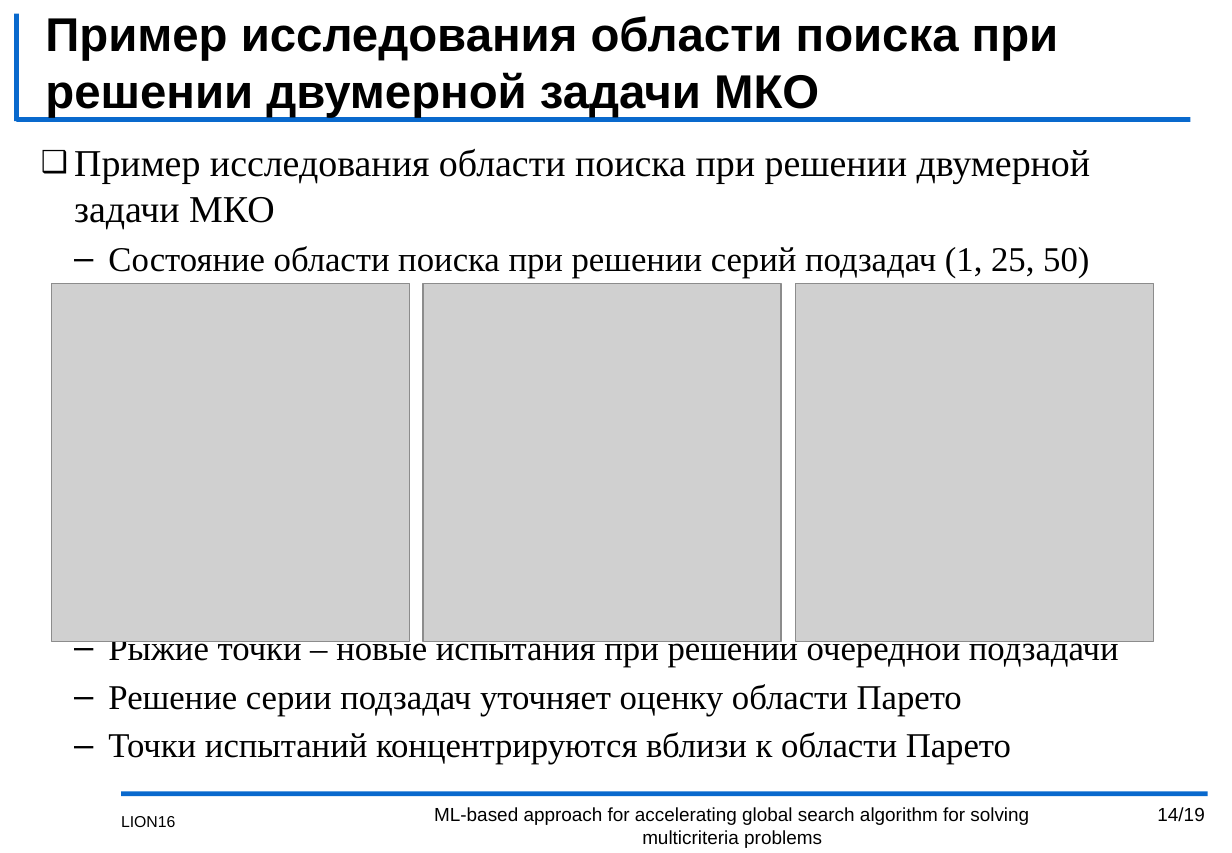
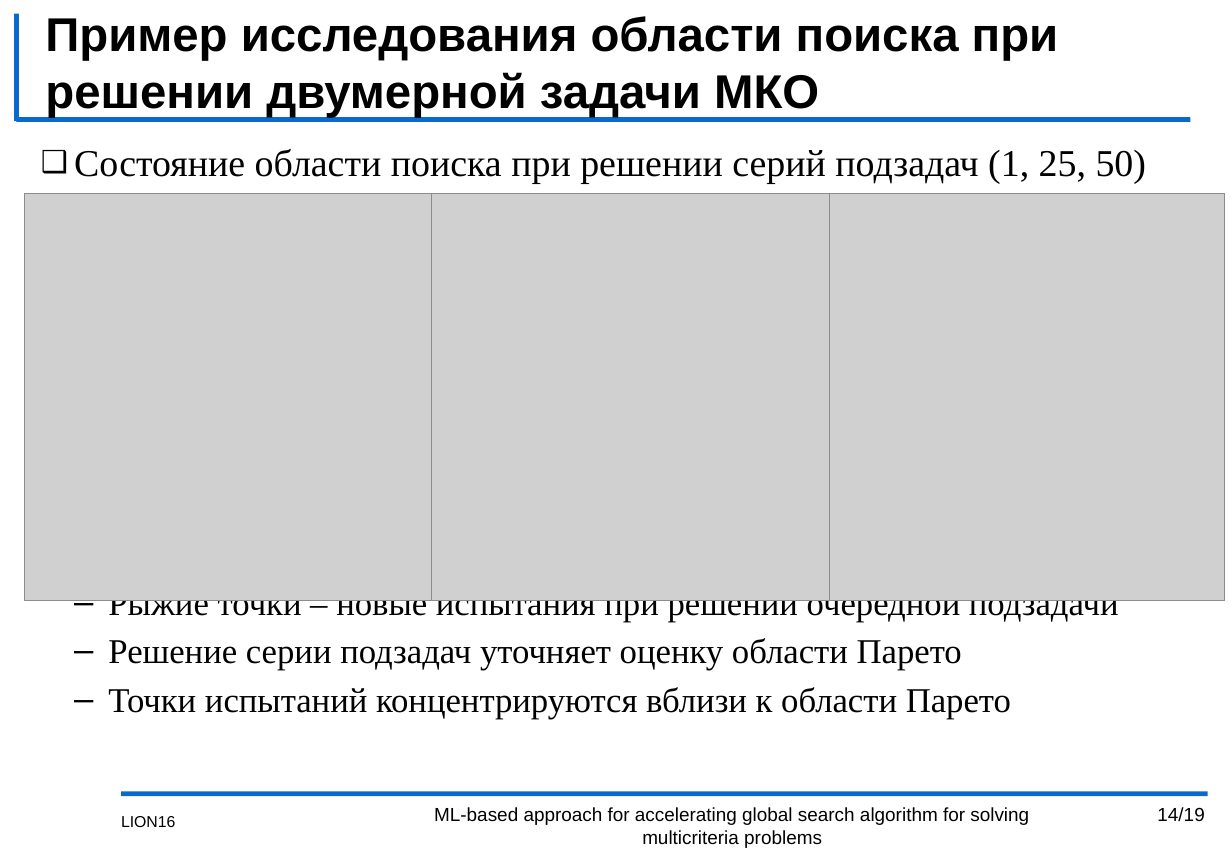
Before and after one commit to kabarkalov/GlobOptPapers, a slide deck: slide 14 of 2022/LION/LION16.pptx. Drawn at 1232x853 pixels with LibreOffice and Linux fonts; fonts in the diff are those of the drawing; grey boxes stand for pictures; background and template pictures are left out. Boxes give left, top, right and bottom in pixels: in the first picture for what was removed or moved away, otherwise in the second. Text is boxed around its words. In the diff, an @@ line names an element or a change of style, - is before the commit and + after.

```diff
--- a/2022/LION/LION16.pptx
+++ b/2022/LION/LION16.pptx
@@ text at bbox=[74, 149, 1091, 230]: paragraph removed @@
-❑ Пример исследования области поиска при решении двумерной задачи МКО
@@ text at bbox=[74, 149, 1147, 184]: size 22 to 24 pt in "Состояние области поиска при решении серий подзадач ..."; bullet – to ❑; list level 2 to 1 in "Состояние области поиска при решении ..." @@
@@ picture: place and size @@
-picture at bbox=[52, 283, 411, 642]
+picture at bbox=[25, 193, 432, 601]
@@ picture: place and size @@
-picture at bbox=[423, 283, 782, 642]
+picture at bbox=[423, 193, 830, 601]
@@ picture: place and size @@
-picture at bbox=[795, 283, 1154, 642]
+picture at bbox=[818, 193, 1225, 601]
```
Also in this commit, not shown: 11 other slides changed.
